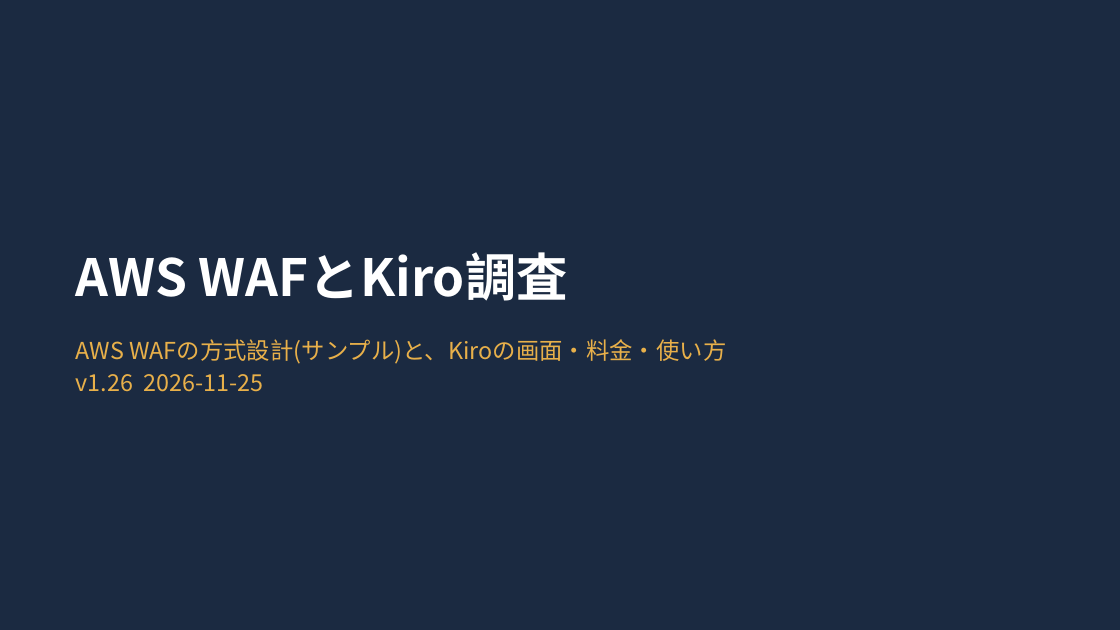
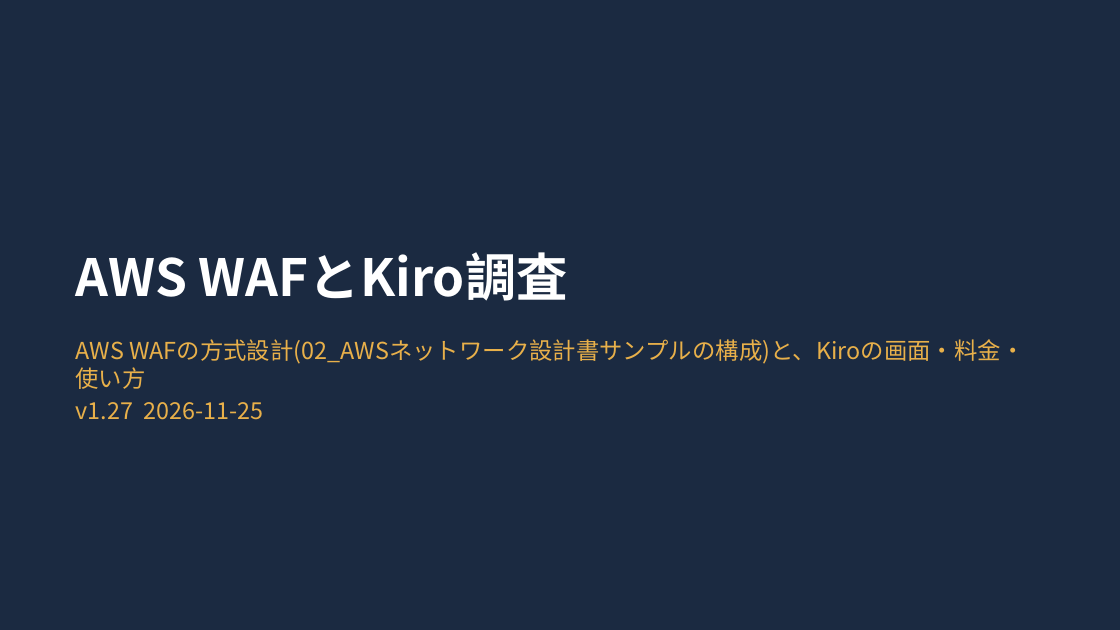
Before and after one commit to w-index-m/kiro-aws, a slide deck: slide 1 of 07_AWS_WAFとKiro調査/docs/AWS_WAFとKiro調査.pptx. Drawn at 1120x630 pixels with LibreOffice and Linux fonts; fonts in the diff are those of the drawing. Boxes give left, top, right and bottom in pixels: in the first picture for what was removed or moved away, otherwise in the second. Text is boxed around its words. In the diff, an @@ line names an element or a change of style, - is before the commit and + after.

```diff
--- a/07_AWS_WAFとKiro調査/docs/AWS_WAFとKiro調査.pptx
+++ b/07_AWS_WAFとKiro調査/docs/AWS_WAFとKiro調査.pptx
@@ text at (75,339,1024,420): text changed @@
-AWS WAFの方式設計(サンプル)と、Kiroの画面・料金・使い方
-v1.26 2026-11-25
+AWS WAFの方式設計(02_AWSネットワーク設計書サンプルの構成)と、Kiroの画面・料金・使い方
+v1.27 2026-11-25
```
Also in this commit, not shown: 40 other slides changed, 5 other files.
